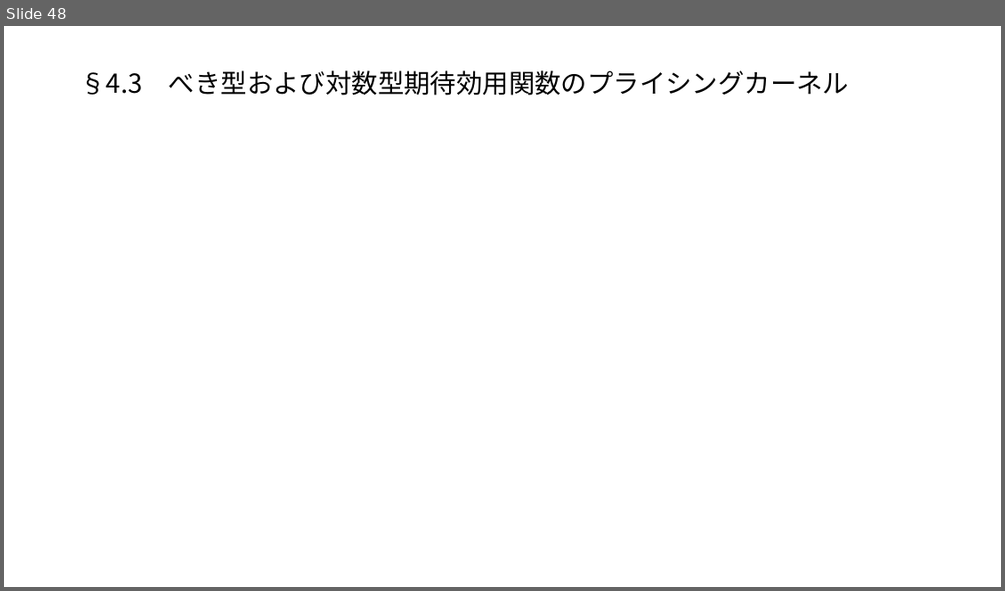
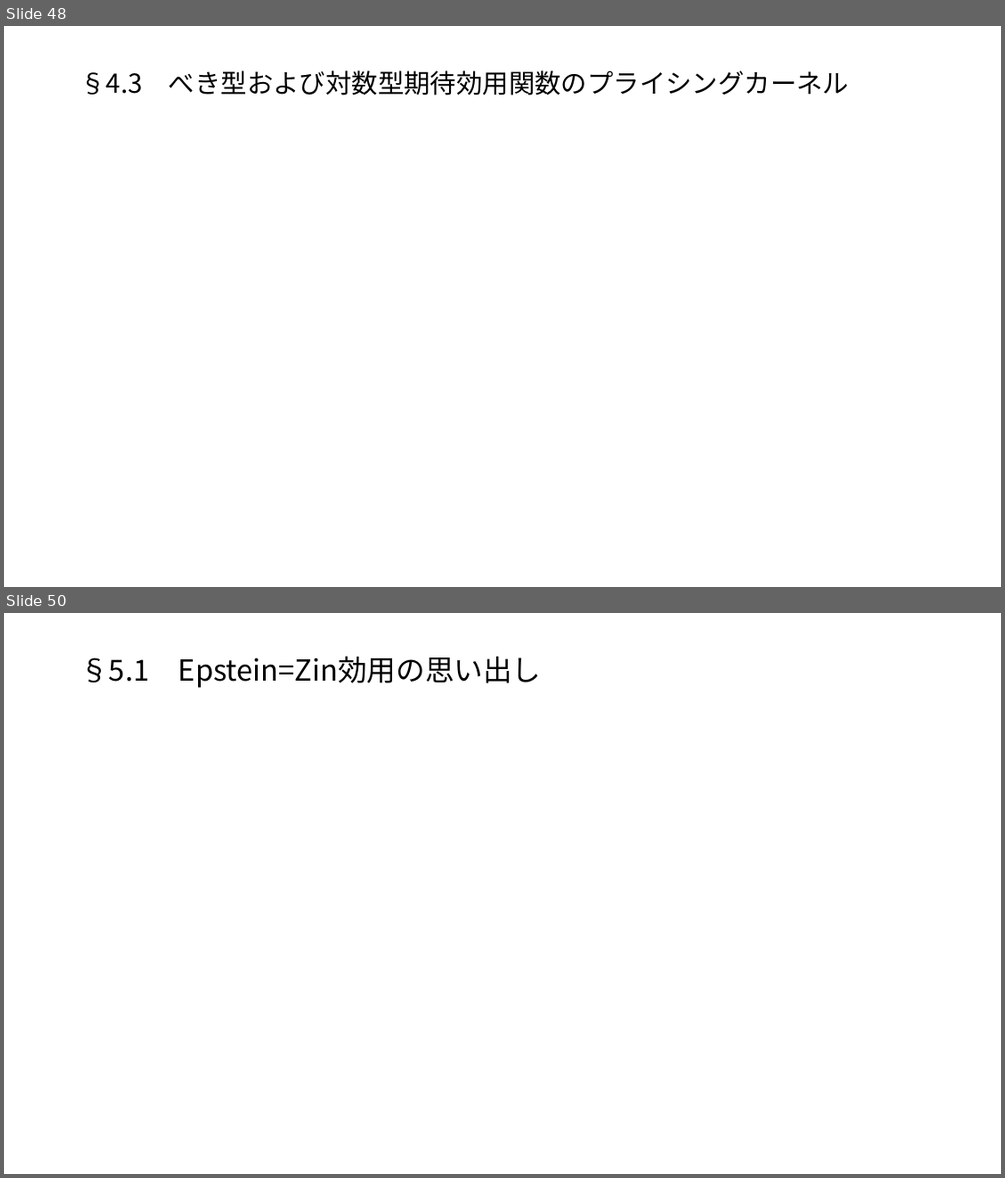
Before and after one commit to macha1811/Long-term-Investment-Theory-and-Practice, a slide deck: 第3章_v2.pptx. Shown one above the other, each under a label of ours: slide 48 before the commit, slides 48 and 50 after it; the slides between them are not shown. The pictures are 1005x591 and 1005x1178 pixels, drawn with LibreOffice and Linux fonts; fonts in the diff are those of the drawing; grey boxes stand for pictures. Boxes give left, top, right and bottom in pixels: in the first picture for what was removed or moved away, otherwise in the second. Text is boxed around its words. In the diff, an @@ line names an element or a change of style, - is before the commit and + after.

```diff
--- a/第3章_v2.pptx
+++ b/第3章_v2.pptx
@@ slide 50 added at <box>4,613,1001,1174</box>, background #FFFFFF @@
@@ title added at <box>80,656,542,688</box>, 28 pt, text #000000 @@
+§5.1 Epstein=Zin効用の思い出し
```
Also in this commit, not shown: 2 other slides added.
